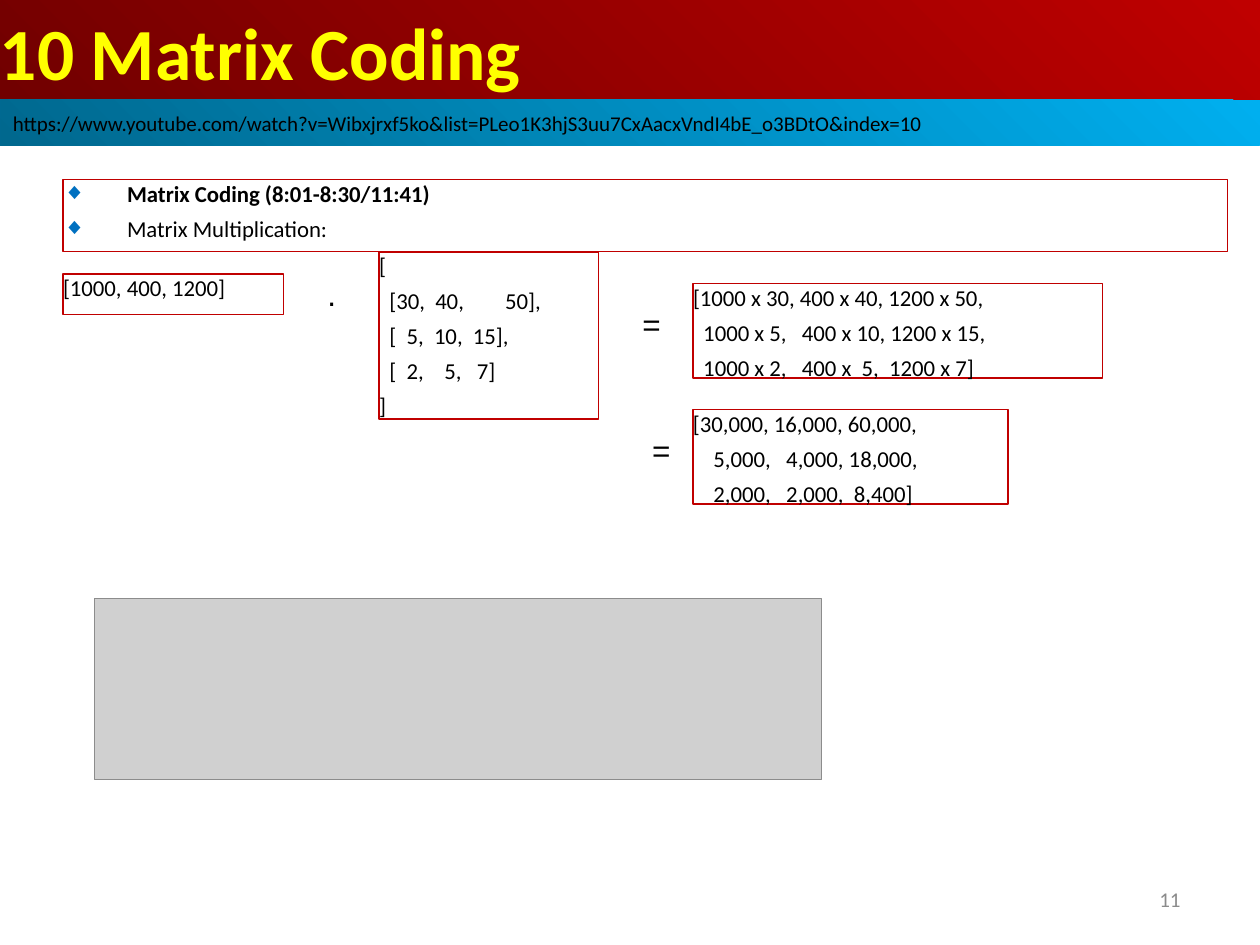
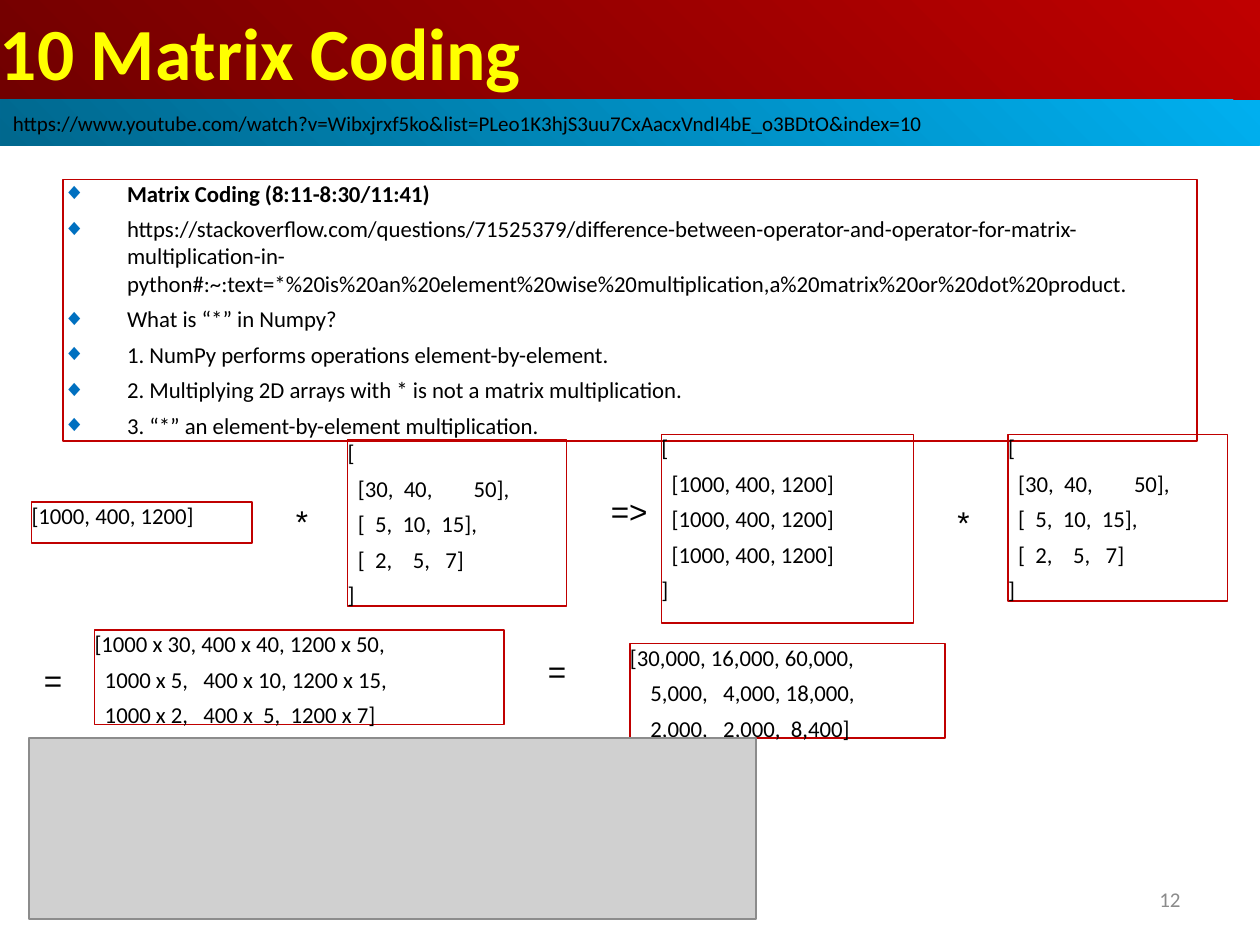
Before and after one commit to peterhchen/AIU_CS512_DL, a slide deck: slide 12 of 000_Lecture_Project/week02/01_Lecture/10_Matrix.ppt (slide 11 before the commit). Drawn at 1260x945 pixels with LibreOffice and Linux fonts; fonts in the diff are those of the drawing; grey boxes stand for pictures. Boxes give left, top, right and bottom in pixels: in the first picture for what was removed or moved away, otherwise in the second. Text is boxed around its words. In the diff, an @@ line names an element or a change of style, - is before the commit and + after.

Commit message:
Matrix operation
Matrix operation:
1. numpy "*" (element-by-element operation) and
2. dot product

```diff
--- a/000_Lecture_Project/week02/01_Lecture/10_Matrix.ppt
+++ b/000_Lecture_Project/week02/01_Lecture/10_Matrix.ppt
@@ rectangle removed at bbox=[63, 179, 1227, 251] @@
-◆ Matrix Coding (8:01-8:30/11:41)
-◆ Matrix Multiplication:
@@ rectangle added at bbox=[63, 179, 1197, 441], outline #C00000 0.74 pt, 13 pt, text #000000 @@
+◆ Matrix Coding (8:11-8:30/11:41)
+◆ https://stackoverflow.com/questions/71525379/difference-between-operator-and-operator-for-matrix-multiplication-in-python#:~:text=*%20is%20an%20element%20wise%20multiplication,a%20matrix%20or%20dot%20product.
+◆ What is “*” in Numpy?
+◆ 1. NumPy performs operations element-by-element.
+◆ 2. Multiplying 2D arrays with * is not a matrix multiplication.
+◆ 3. “*” an element-by-element multiplication.
@@ rectangle "[": place and size @@
-rectangle "[" at bbox=[379, 252, 598, 418]
+rectangle "[" at bbox=[348, 440, 567, 606]
@@ rectangle added at bbox=[662, 435, 914, 624], outline #C00000 0.74 pt, 13 pt, text #000000 @@
+[
+[1000, 400, 1200]
+[1000, 400, 1200]
+[1000, 400, 1200]
+]
@@ rectangle added at bbox=[1008, 435, 1227, 601], outline #C00000 0.74 pt, 13 pt, text #000000 @@
+[
+[30, 40, 50],
+[ 5, 10, 15],
+[ 2, 5, 7]
+]
@@ rectangle "[1000, 400, 1200]": place and size @@
-rectangle "[1000, 400, 1200]" at bbox=[63, 273, 284, 314]
+rectangle "[1000, 400, 1200]" at bbox=[32, 501, 252, 542]
@@ text added at bbox=[284, 495, 315, 543], 18 pt, text #000000 @@
+*
@@ text at bbox=[598, 486, 662, 534]: text changed @@
-=
+=>
@@ text at bbox=[945, 498, 976, 546]: text changed @@
-.
+*
@@ text added at bbox=[32, 655, 94, 703], 18 pt, text #000000 @@
+=
@@ rectangle "[1000 x 30, 400 x ...": place and size @@
-rectangle "[1000 x 30, 400 x ..." at bbox=[693, 284, 1102, 378]
+rectangle "[1000 x 30, 400 x ..." at bbox=[94, 630, 504, 724]
@@ text "=": place and size @@
-text "=" at bbox=[630, 299, 693, 346]
+text "=" at bbox=[536, 645, 598, 693]
@@ rectangle "[30,000, 16,000, 60,000,": place and size @@
-rectangle "[30,000, 16,000, 60,000," at bbox=[693, 410, 1008, 504]
+rectangle "[30,000, 16,000, 60,000," at bbox=[630, 644, 945, 738]
@@ picture: place and size @@
-picture at bbox=[94, 598, 822, 780]
+picture at bbox=[29, 738, 756, 920]
@@ page number at bbox=[1159, 893, 1180, 907]: text changed @@
-11
+12
```
Also in this commit, not shown: 1 other slide changed, 3 slides added.
